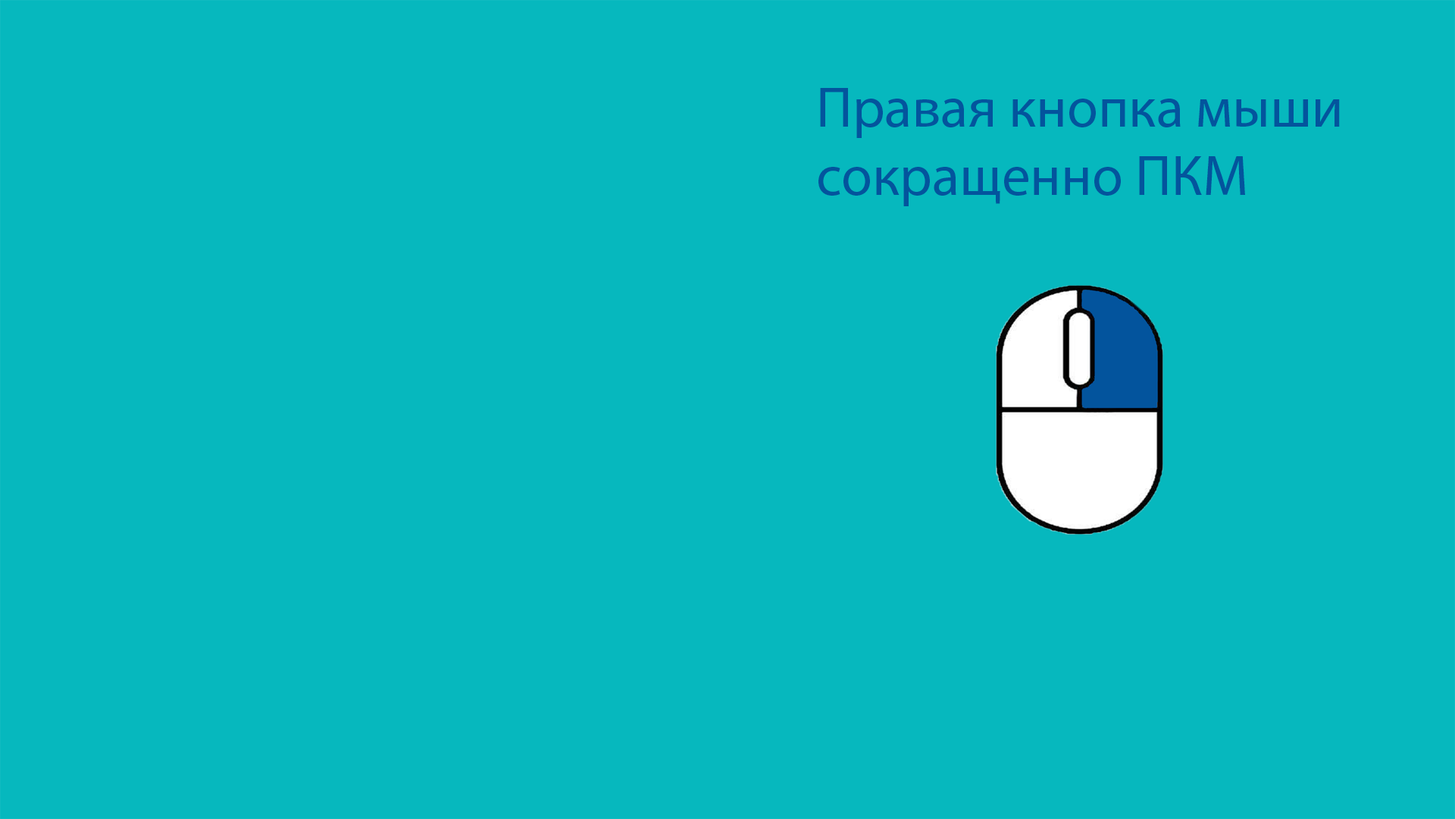
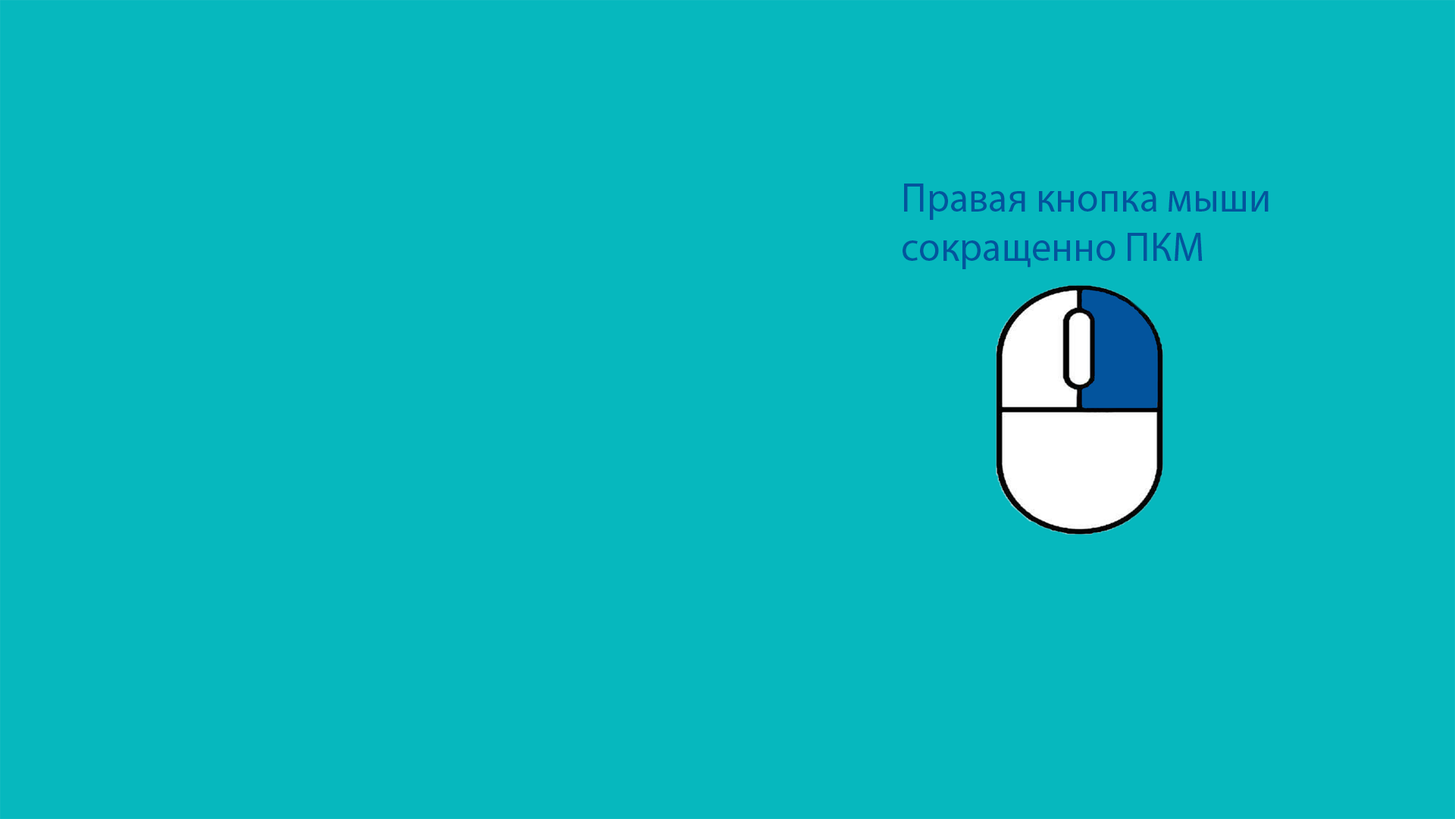
The second 1455×819 image is a revision of the first. Changes to its layers:
painted on "Правая кнопка мыши сокращенно ПКМ" over [818, 87, 1341, 270]
